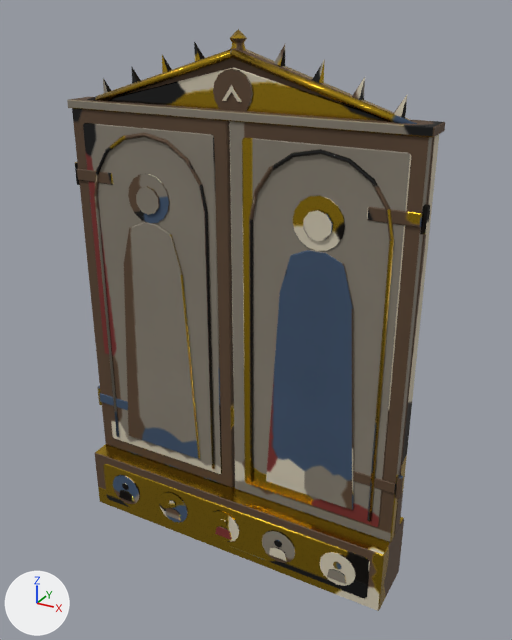
The Blender file Assets/Models/ArtBible/Items/High/GildedAltarpiece/GildedAltarpiece.blend as it was, and as the next commit left it.
One viewpoint serves both versions: a camera (50 mm lens) standing at (1.01, -1.715, 1.695) and looking at (0.05, 0.03, 0.823). The lights are fixed; the arrows at lower left show +X, +Y and +Z. The older version comes first.

Objects in the first picture: 'GildedAltarpiece'.
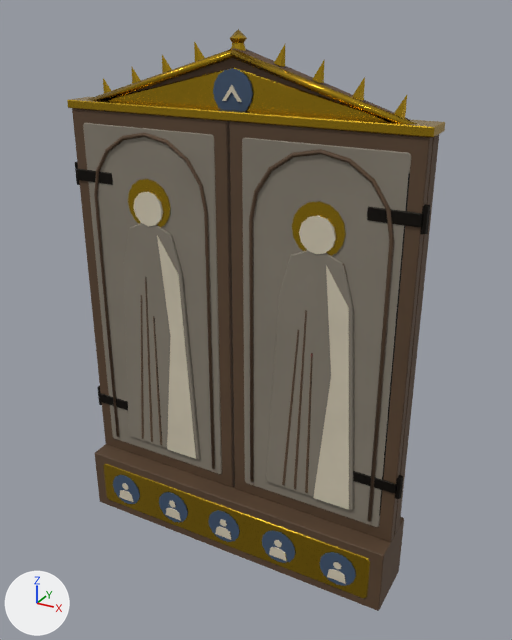
Where the change shows, as pixel boxes (x1, y1, x2, y2) in the pictures (512 x 640 px; the box of a moved part takes in the faces that stretch with it):
part 1 of me_gildedaltarpiece, moved or reshaped
    before: (293, 196, 345, 251)
    after: (292, 201, 346, 256)
part 2 of me_gildedaltarpiece, moved or reshaped
    before: (128, 174, 170, 223)
    after: (128, 179, 170, 227)
part 3 of me_gildedaltarpiece, built on
    before: (129, 186, 343, 265)
    after: (129, 192, 349, 510)
part 4 of me_gildedaltarpiece, surface changed
    both: (67, 35, 445, 611)

Diff of the bpy script that builds the scene:
```diff
--- a/Assets/Models/ArtBible/Items/High/GildedAltarpiece/GildedAltarpiece.blend.py
+++ b/Assets/Models/ArtBible/Items/High/GildedAltarpiece/GildedAltarpiece.blend.py
@@ me_gildedaltarpiece @@
 # used by ob_gildedaltarpiece; location = (0.0, 0.0, 0.0)
-me_gildedaltarpiece.from_pydata(...)  # 1352 vertices, 1285 faces; spans x -0.56..0.56, y -0.11..0.11, z 0.0..1.65
+me_gildedaltarpiece.from_pydata(...)  # 1428 vertices, 1359 faces; spans x -0.56..0.56, y -0.11..0.11, z 0.0..1.65
+# me_gildedaltarpiece part 1: the loose piece of 32 vertices spanning x 0.2..0.35, y -0.04, z 1.1..1.25 is moved by (0.0, 0.0, -0.02)
+# me_gildedaltarpiece part 2: the loose piece of 32 vertices spanning x -0.35..-0.2, y -0.04, z 1.1..1.25 is moved by (0.0, 0.0, -0.02)
+# me_gildedaltarpiece part 3
+# 40 vertices are removed from x -0.32..0.32, y -0.05..-0.04, z 1.13..1.21
+# 48 faces are deleted
+# 2 vertices move within x -0.3, y -0.05..-0.04, z 1.1
+# 110 vertices are added at x -0.37..0.41, y -0.05..-0.04, z 0.3..1.2
+# 6 new vertices lie (0.02, 0.0, 0.61) away from vertices in x -0.32..0.23, y -0.05, z 0.31
+# 122 new faces join them
+# me_gildedaltarpiece part 4: 1170 kept faces spanning x -0.56..0.56, y -0.11..0.11, z 0.0..1.65 get new texture (UV) coordinates
 me_gildedaltarpiece.materials.append(mat_gildedaltarpiece)
```
